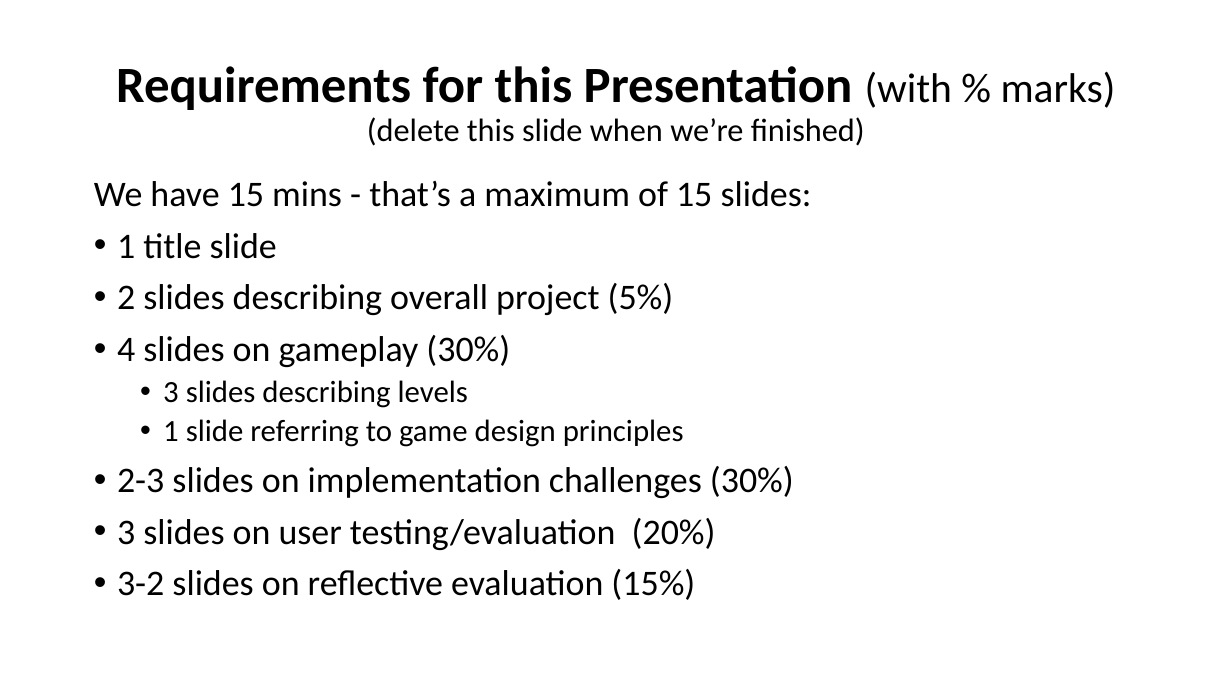
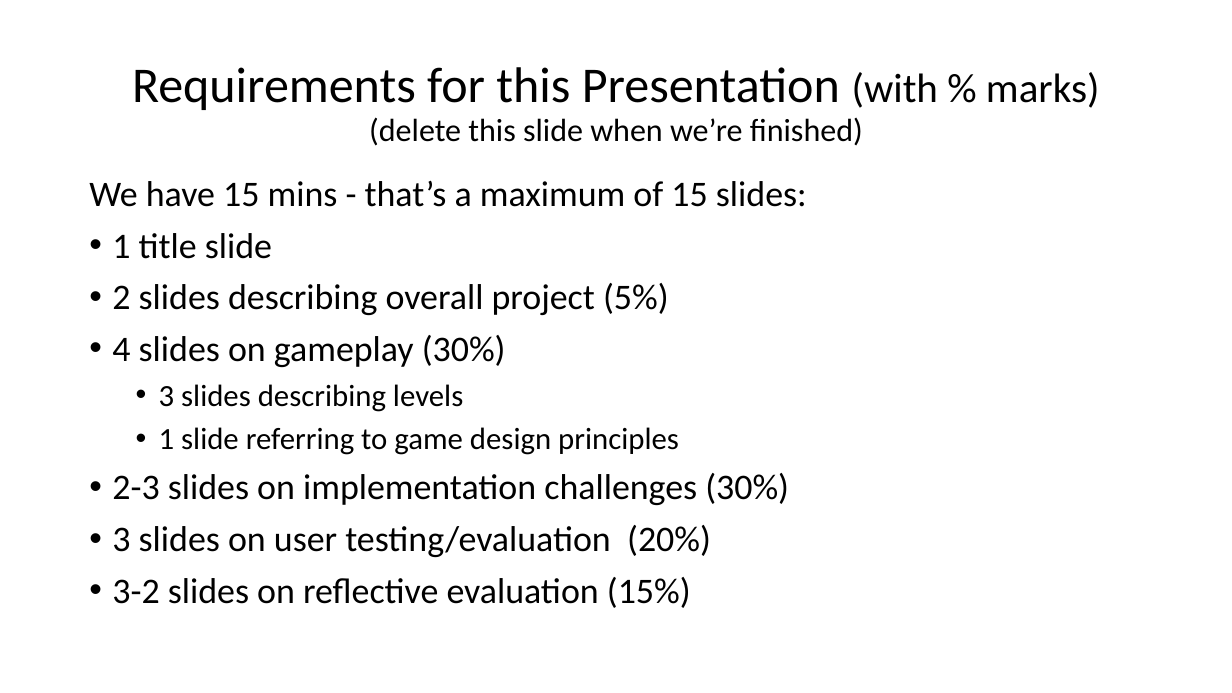
Before and after one commit to AlexCarolan/Christmas-Game, a slide deck: slide 1 of D2.pptx. Drawn at 1232x693 pixels with LibreOffice and Linux fonts; fonts in the diff are those of the drawing. Boxes give left, top, right and bottom in pixels: in the first picture for what was removed or moved away, otherwise in the second. Text is boxed around its words. In the diff, an @@ line names an element or a change of style, - is before the commit and + after.

```diff
--- a/D2.pptx
+++ b/D2.pptx
@@ title "Requirements for this Presentation (with ..." at (x1=132, y1=67, x2=1100, y2=146): size 39.6 to 39 pt, bold off in "Requirements for this Presentation"; size 32.4 to 32 pt in "(with % marks)"; size 25.2 to 25 pt in "(delete this slide when we’re finished)" @@
@@ text at (x1=159, y1=384, x2=679, y2=455): line spacing 0.9 to 1 @@
```
Also in this commit, not shown: 18 other slides changed.
